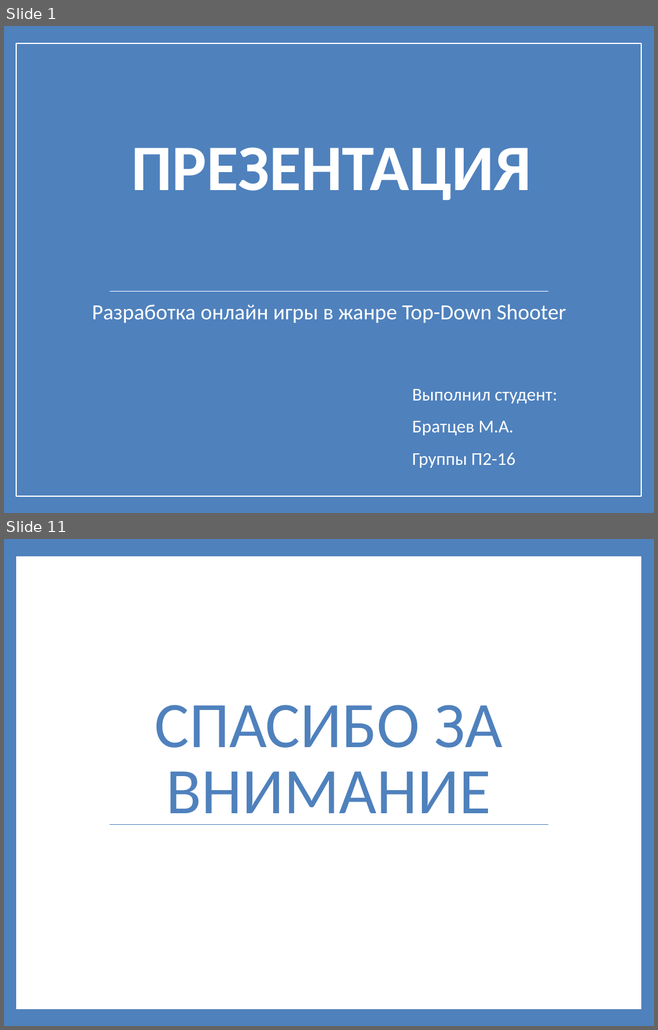
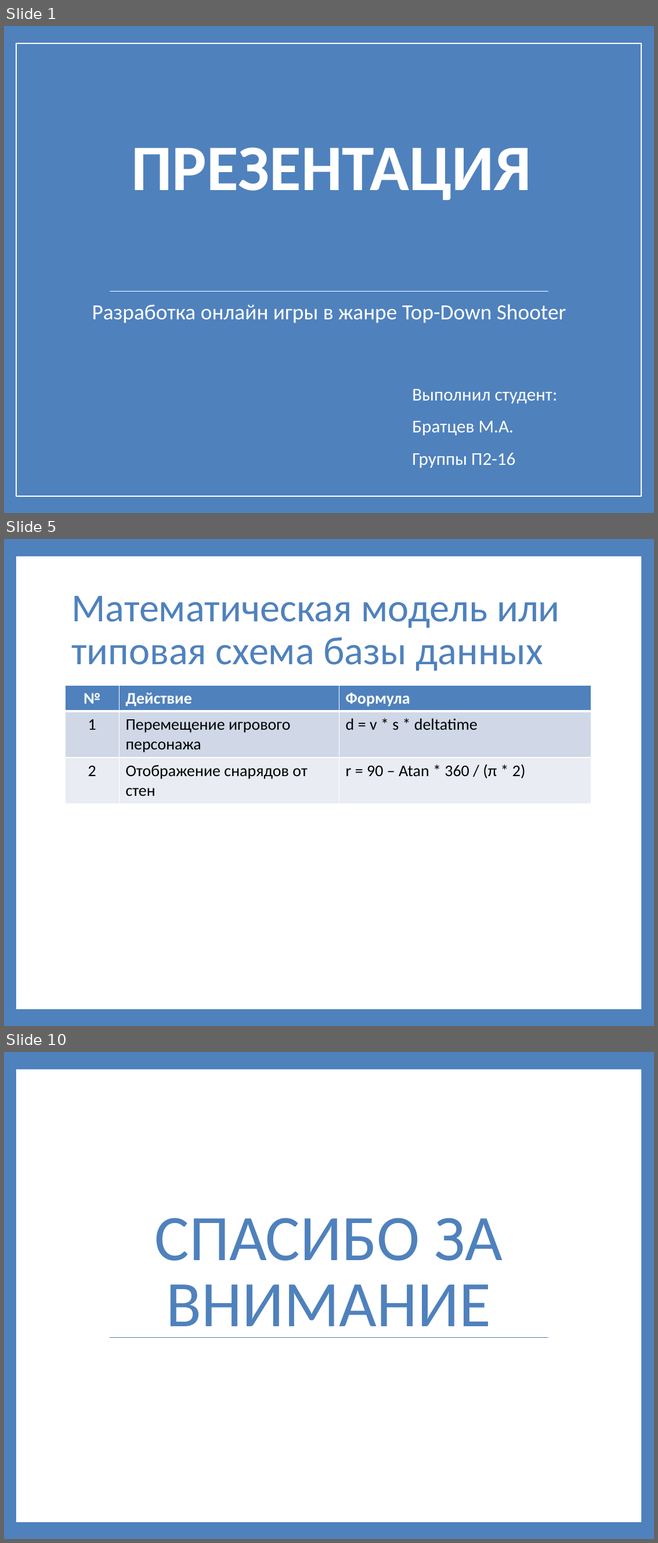
Before and after one commit to prog-kkkmt/pdp-p2-16, a slide deck: Презентация Братцев.pptx. Shown one above the other, each under a label of ours: slides 1 and 11 before the commit, slides 1, 5 and 10 after it; the slides between them are not shown. The pictures are 658x1030 and 658x1543 pixels, drawn with LibreOffice and Linux fonts; fonts in the diff are those of the drawing. Boxes give left, top, right and bottom in pixels: in the first picture for what was removed or moved away, otherwise in the second. Text is boxed around its words. In the diff, an @@ line names an element or a change of style, - is before the commit and + after.

```diff
--- a/Презентация Братцев.pptx
+++ b/Презентация Братцев.pptx
@@ slide 5 added at (x1=4, y1=539, x2=654, y2=1026), background #4F81BD; not listed: 1 template element that a slide beside it also shows @@
@@ title added at (x1=71, y1=596, x2=560, y2=671), 44 pt, text #4F81BD @@
+Математическая модель или типовая схема базы данных
@@ table added at (x1=65, y1=685, x2=591, y2=803), 3 rows, 3 columns @@
+№ | Действие | Формула
+1 | Перемещение игрового персонажа | d = v * s * deltatime
+2 | Отображение снарядов от стен | r = 90 – Atan * 360 / (π * 2)
@@ what was slide 11 is now slide 10 @@
```
Also in this commit, not shown: 7 other slides added, 9 slides removed.
